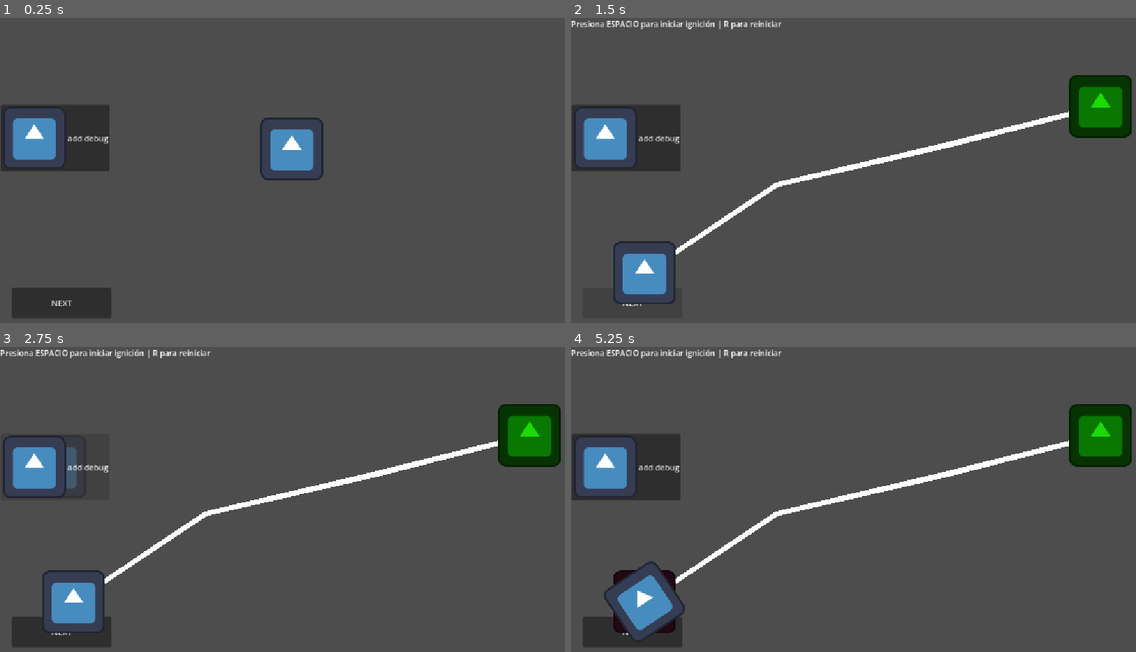
Above: before the commit, frames 1-4 (two rows, left to right).
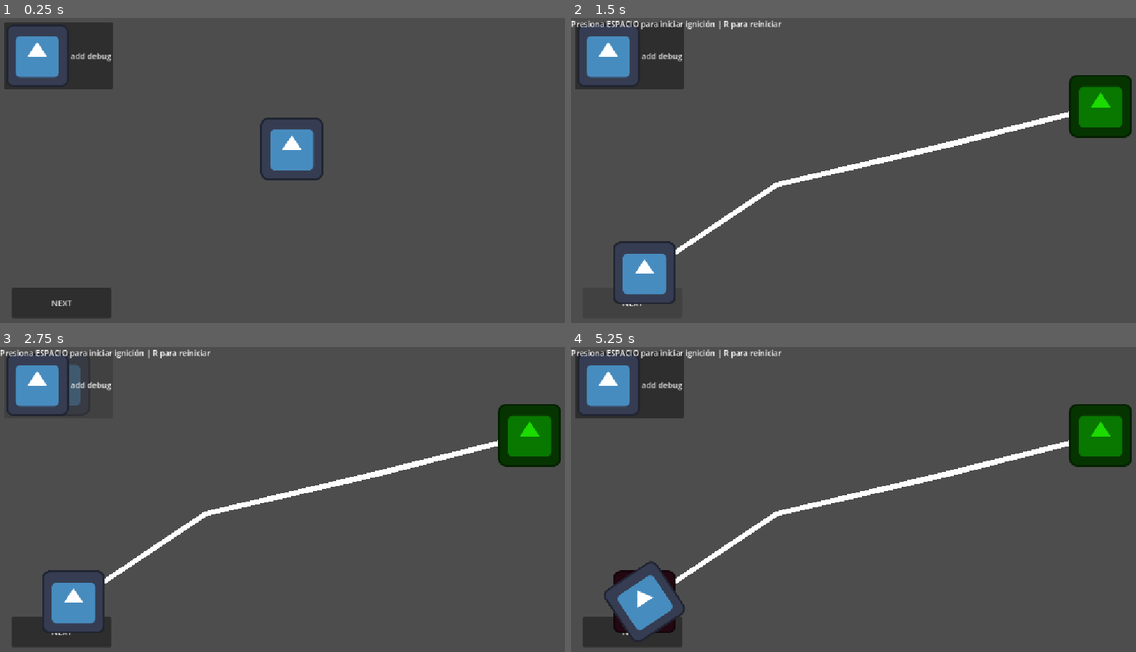
Above: after the commit, the same moments.

Repository: Buwwet/catspace-NASA26
Game: Godot game, scene res://src/modes/construction/ConstructionMode.tscn
The game is run twice, just before and just after one commit, with the same random seed, the same clock (stepped at 60 frames per second) and the same inputs. This scene is started directly instead of the project's main scene. The engine's default icon, where the game draws it, is replaced by a stand-in: a white triangle on a blue panel in a dark square.
Inputs (mouse positions are in pixels of both pictures, inside the frame that each line leads up to):
- Up to frame 1 (0.25 s): no input
- Up to frame 2 (1.5 s): click "NEXT" at 0.5 s; click "NEXT" at 1.25 s
- Up to frame 3 (2.75 s): click "add debug" at 2 s
- Up to frame 4 (5.25 s): click "add debug" at 2.75 s; click "NEXT" at 3.5 s; click "add debug" at 4.25 s; tap Space at 5 s; move the mouse to (977, 490) at 5.02 s; tap R at 5.1 s

The runs differ from the first frame. In frame 1, 6.4% of the frame differs, in the area x 0-20%, y 1-51%; in frame 2, 6.3%; in frame 3, 3.5%; in frame 4, 6.3%.

Commit message:
stats and new tiles

Diff:
--- a/src/craft/Craft.gd
+++ b/src/craft/Craft.gd
@@ -4,3 +4,24 @@
 
 func _ready() -> void:
 	pass;
+
+
+# Para calcular usamos una función con depth search.
+
+
+class Stats extends Resource:
+	# en kg
+	var weight: float = 0.0;
+	# en N
+	var thrust: int = 0;
+	# Para simplificar, 1 thrust = 1 engine
+	# Es como 3000N por kg de fuel por segundo
+
+	# en kg
+	var fuel: float = 0.0;
+
+	# cantidad de instrumentos scientificos
+	var science_capability = 0.0;
+
+	# cantidad de equipo electrico
+	var power_ammount = 0.0;
--- a/src/craft/tiles/AllTiles.tscn
+++ b/src/craft/tiles/AllTiles.tscn
@@ -7,3 +7,23 @@
 
 [node name="debug" parent="." unique_id=901332596 instance=ExtResource("1_egxie")]
 tile_img = ExtResource("2_5nq7i")
+
+[node name="cockpit" parent="." unique_id=1274521455 instance=ExtResource("1_egxie")]
+position = Vector2(166, 0)
+id = "cockpit"
+weight = 1400.0
+science_capability = 0.5
+power_ammount = 0.6
+tile_img = ExtResource("2_5nq7i")
+
+[node name="fuel" parent="." unique_id=557798046 instance=ExtResource("1_egxie")]
+position = Vector2(310, 0)
+id = "fuel"
+weight = 300.0
+fuel = 700.0
+
+[node name="thruster" parent="." unique_id=1150613595 instance=ExtResource("1_egxie")]
+position = Vector2(450, 0)
+id = "fuel"
+weight = 300.0
+fuel = 700.0
--- a/src/craft/tiles/Tile.gd
+++ b/src/craft/tiles/Tile.gd
@@ -11,7 +11,14 @@
 
 @export_category("info")
 @export var id: String = "null";
-@export var weight: int = 1;
+
+@export var weight: float = 0.0;
+@export var thrust: int = 0;
+@export var fuel: float = 0.0;
+@export var science_capability = 0.0;
+@export var power_ammount = 0.0;
+
+
 @export var size: Vector2 = Vector2(1, 1);
 
 ## Posible tiles that can be connected
@@ -30,6 +37,8 @@
 
 @onready var sprite = $Sprite2D;
 @onready var body = $StaticBody2D;
+
+
 
 
 func _ready() -> void:
--- a/src/modes/construction/ConstructionMode.tscn
+++ b/src/modes/construction/ConstructionMode.tscn
@@ -11,7 +11,7 @@
 script = ExtResource("1_u0ehi")
 
 [node name="AllTiles" parent="." unique_id=598207287 instance=ExtResource("2_snw7c")]
-position = Vector2(-68, 62)
+position = Vector2(-811, 197)
 
 [node name="addButton" type="Button" parent="." unique_id=1220532214]
 offset_left = 24.0
@@ -27,6 +27,6 @@
 tile_img = ExtResource("5_qdo0r")
 
 [node name="AddTileButton" parent="." unique_id=1485613823 instance=ExtResource("6_qdo0r")]
-position = Vector2(2, 177)
+position = Vector2(8, 9)
 title = "add debug"
 icon = ExtResource("5_qdo0r")
